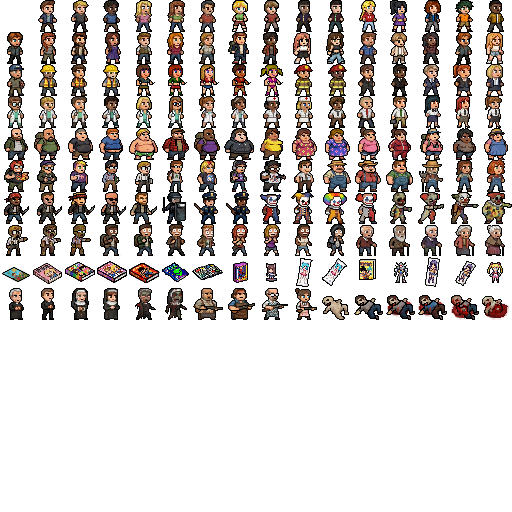
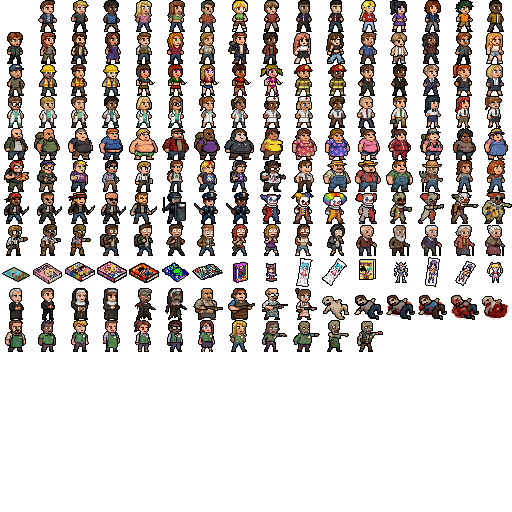
The second 512x512 image is a revision of the first. Changes to its layers:
added layer "Layer 157" in group "Group 1" over [102, 320, 120, 352]
added layer "Layer 104 copy 2" in group "Group 1" over [229, 320, 247, 352]
added layer "Layer 154" in group "Group 1" over [293, 320, 320, 352]
added layer "Layer 153" in group "Group 1" over [262, 319, 287, 352]
added layer "Layer 156" in group "Group 1" over [357, 321, 383, 352]
added layer "Layer 155" in group "Group 1" over [327, 320, 349, 352]
added layer "Layer 152" in group "Group 1" over [198, 320, 215, 352]
added layer "Layer 151" in group "Group 1" over [167, 320, 183, 352]
added layer "Layer 150" in group "Group 1" over [134, 319, 151, 352]
added layer "Layer 149" in group "Group 1" over [71, 320, 89, 352]
added layer "Layer 148" in group "Group 1" over [38, 320, 56, 352]
added layer "Layer 147" in group "Group 1" over [5, 320, 26, 352]